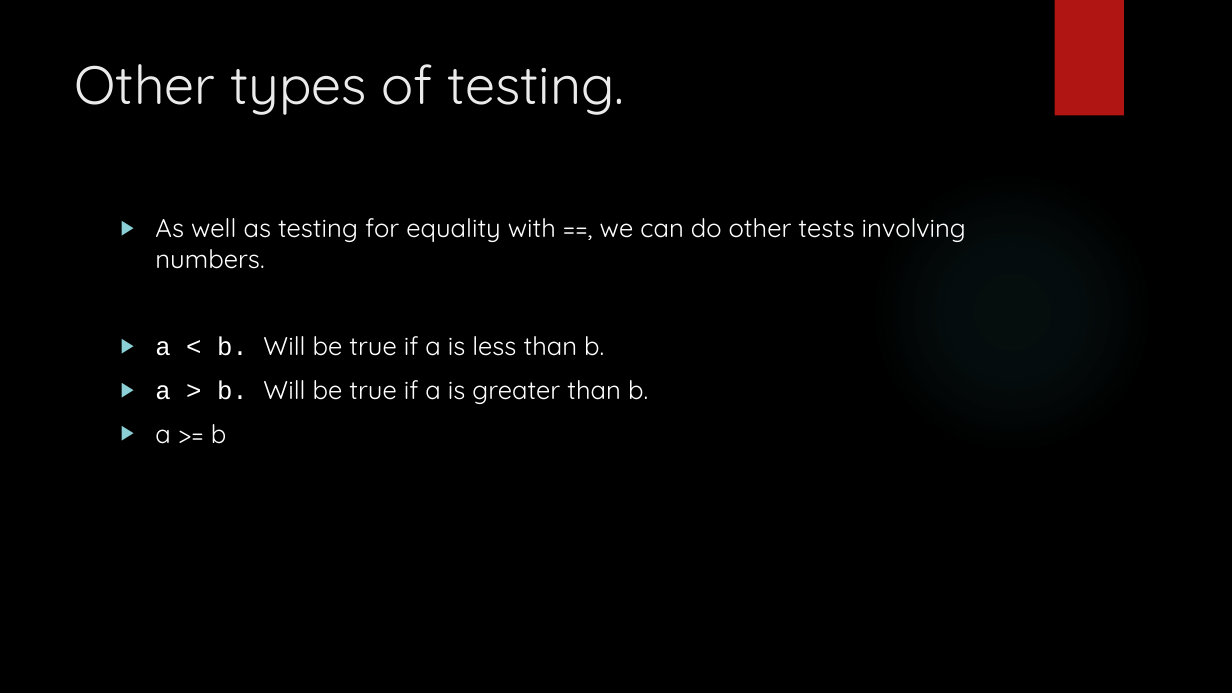
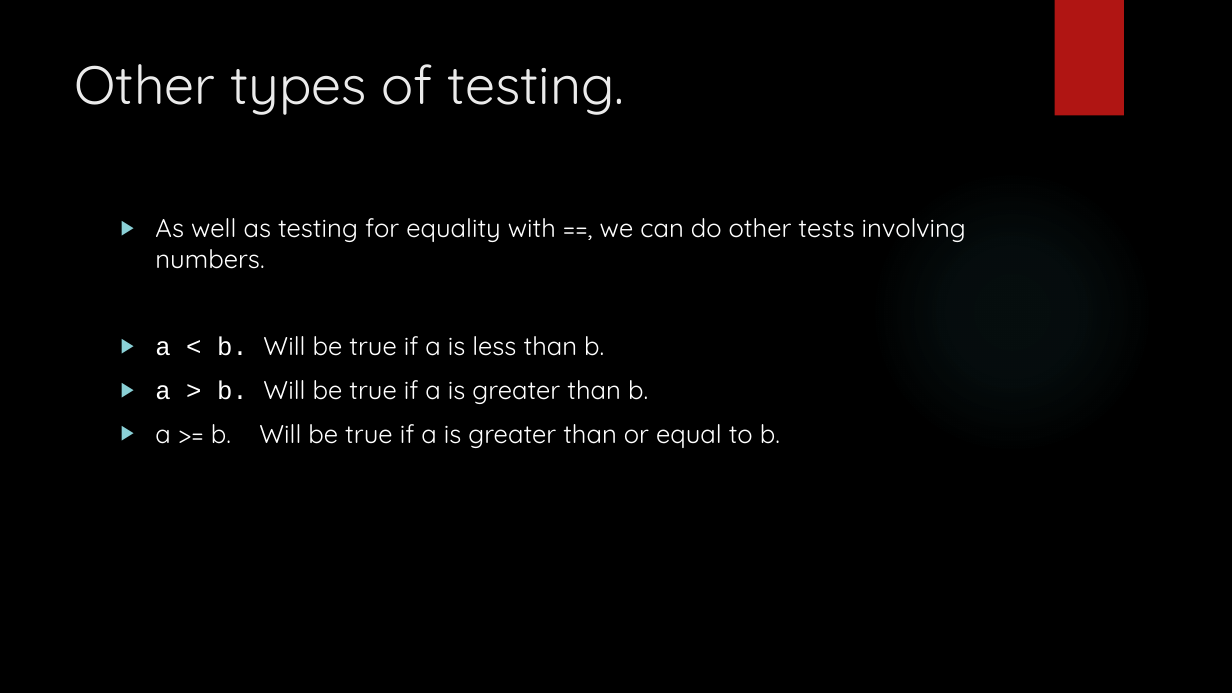
Before and after one commit to davidgroves/DGM_Tutorials, a slide deck: slide 17 of week2/week2.pptx (slide 18 before the commit). Drawn at 1232x693 pixels with LibreOffice and Linux fonts; fonts in the diff are those of the drawing; background and template pictures are left out. Boxes give left, top, right and bottom in pixels: in the first picture for what was removed or moved away, otherwise in the second. Text is boxed around its words. In the diff, an @@ line names an element or a change of style, - is before the commit and + after.

```diff
--- a/week2/week2.pptx
+++ b/week2/week2.pptx
@@ text at (155, 424, 780, 448): text changed @@
-▶ a >= b
+▶ a >= b. Will be true if a is greater than or equal to b.
```
Also in this commit, not shown: 1 other slide changed, 1 slide removed.
